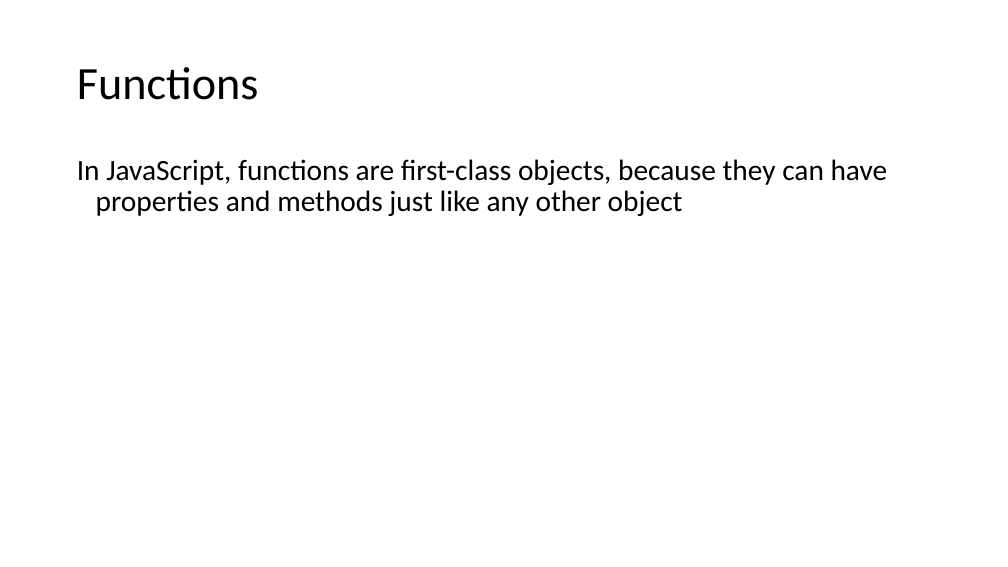
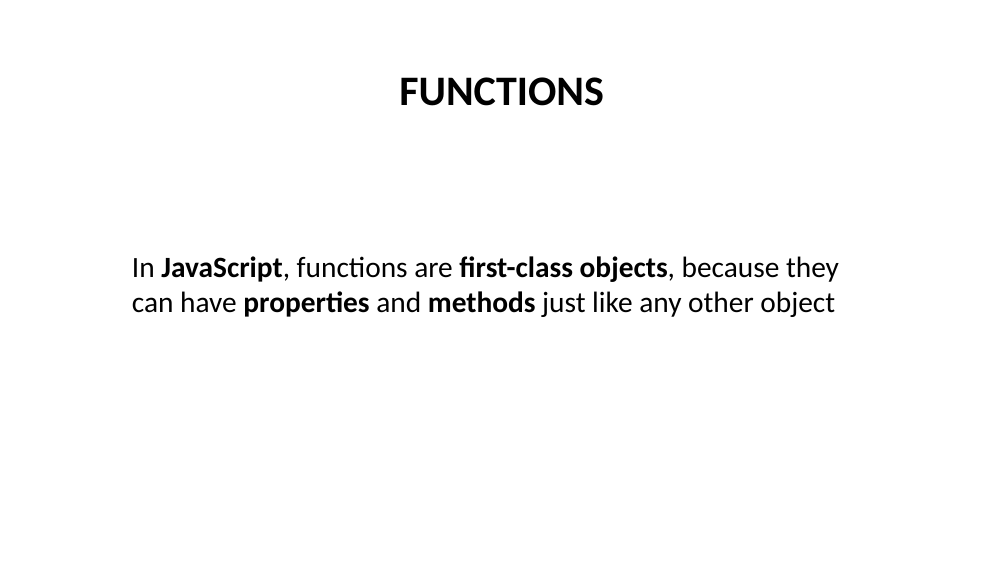
Before and after one commit to NickNaso/nodejs-tsw-2017, a slide deck: slide 22 of slides/nodejs-from-zero-to-hero.pptx (slide 23 before the commit). Drawn at 1008x567 pixels with LibreOffice and Linux fonts; fonts in the diff are those of the drawing. Boxes give left, top, right and bottom in pixels: in the first picture for what was removed or moved away, otherwise in the second. Text is boxed around its words. In the diff, an @@ line names an element or a change of style, - is before the commit and + after.

```diff
--- a/slides/nodejs-from-zero-to-hero.pptx
+++ b/slides/nodejs-from-zero-to-hero.pptx
@@ text "FUNCTIONS" at box(399, 77, 603, 106): vertical alignment middle to top @@
@@ text at box(399, 77, 603, 106): text changed; size 44 to 40 pt; bold on @@
-Functions
+FUNCTIONS
@@ text "In JavaScript, functions are first-class ...": place and size @@
-text "In JavaScript, functions are first-class ..." at box(77, 159, 888, 216)
+text "In JavaScript, functions are first-class ..." at box(132, 256, 839, 317)
@@ text "In JavaScript, functions are first-class ..." at box(132, 256, 839, 317): bold on in "JavaScript, first-class objects, properties methods"; indent changed; line spacing 0.9 to 1; less space between paragraphs @@
```
Also in this commit, not shown: 11 other slides changed, 7 slides added, 8 slides removed, 1 other file.
